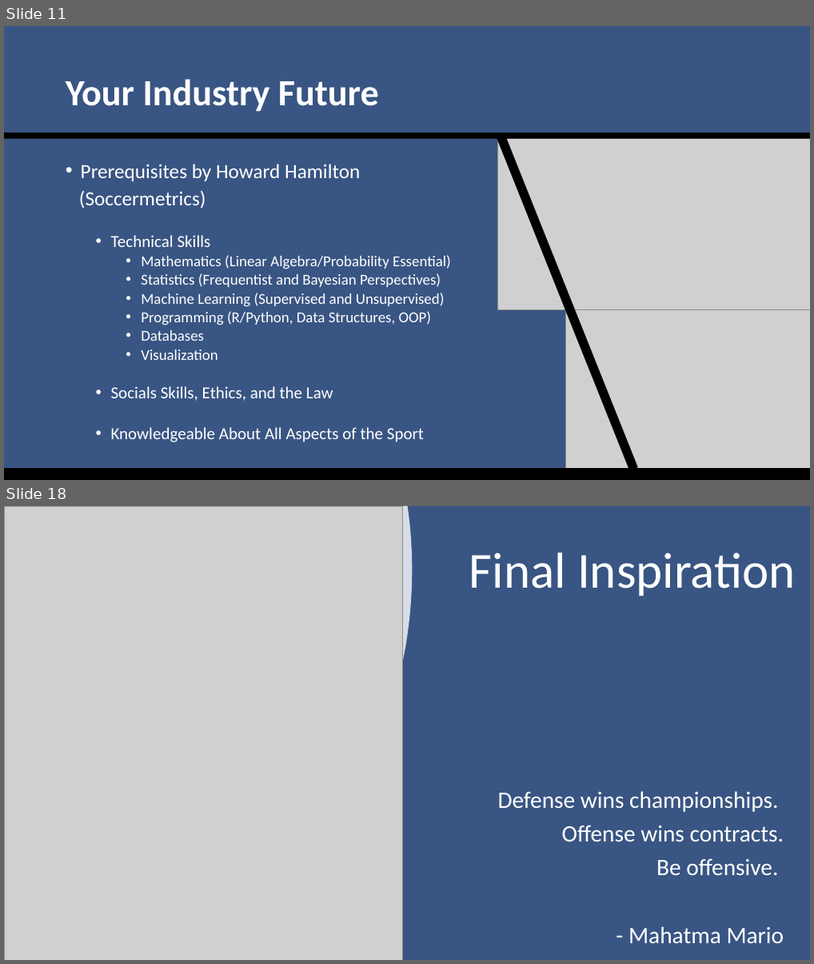
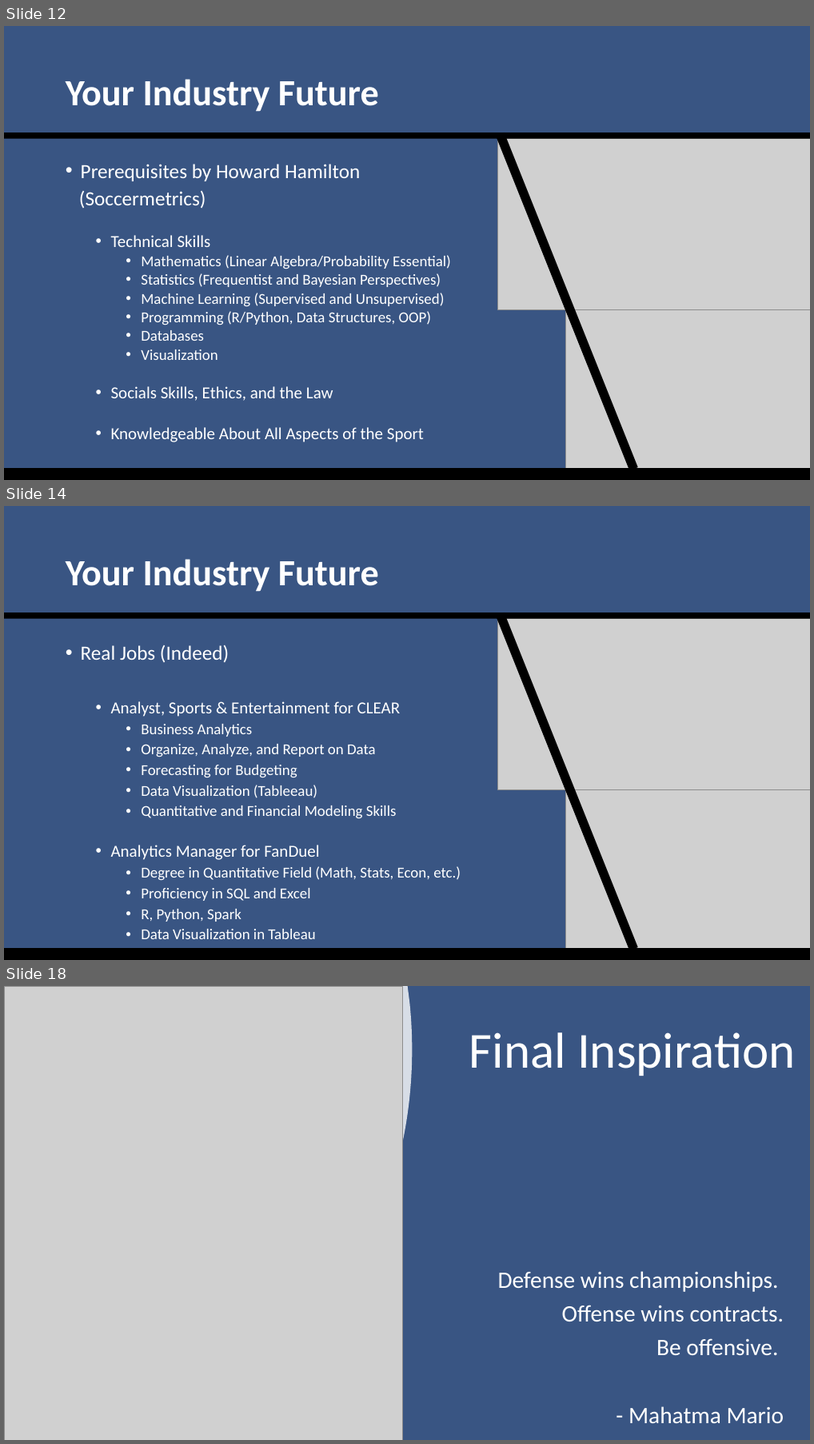
Before and after one commit to SuperMarioGiacomazzo/STOR538_WEBSITE, a slide deck: Slides/Sports Analytics 3/Sports_Analytics_3_Lecture.pptx. Shown one above the other, each under a label of ours: slides 11 and 18 before the commit, slides 12, 14 and 18 after it; the slides between them are not shown. The pictures are 814x964 and 814x1444 pixels, drawn with LibreOffice and Linux fonts; fonts in the diff are those of the drawing; grey boxes stand for pictures. Boxes give left, top, right and bottom in pixels: in the first picture for what was removed or moved away, otherwise in the second. Text is boxed around its words. In the diff, an @@ line names an element or a change of style, - is before the commit and + after.

```diff
--- a/Slides/Sports Analytics 3/Sports_Analytics_3_Lecture.pptx
+++ b/Slides/Sports Analytics 3/Sports_Analytics_3_Lecture.pptx
@@ slide 14 added at <box>4,506,810,960</box>, background #395583 @@
@@ title added at <box>66,559,379,592</box>, 44 pt, text #FFFFFF, bold @@
+Your Industry Future
@@ rectangle added at <box>4,612,810,619</box>, fill #000000 @@
@@ rectangle added at <box>496,612,638,951</box>, fill #000000 @@
@@ picture added at <box>498,619,810,790</box> @@
@@ text added at <box>81,645,461,939</box>, 18 pt, text #FFFFFF @@
+• Real Jobs (Indeed)
+  • Analyst, Sports & Entertainment for CLEAR
+    • Business Analytics
+    • Organize, Analyze, and Report on Data
+    • Forecasting for Budgeting
+    • Data Visualization (Tableeau)
+    • Quantitative and Financial Modeling Skills
+  • Analytics Manager for FanDuel
+    • Degree in Quantitative Field (Math, Stats, Econ, etc.)
+    • Proficiency in SQL and Excel
+    • R, Python, Spark
+    • Data Visualization in Tableau
@@ picture added at <box>566,789,810,960</box> @@
@@ rectangle added at <box>4,948,810,960</box>, fill #000000 @@
@@ what was slide 11 is now slide 12 @@
```
Also in this commit, not shown: 6 slides changed, 1 other slide added, 2 slides removed, 4 other files.
